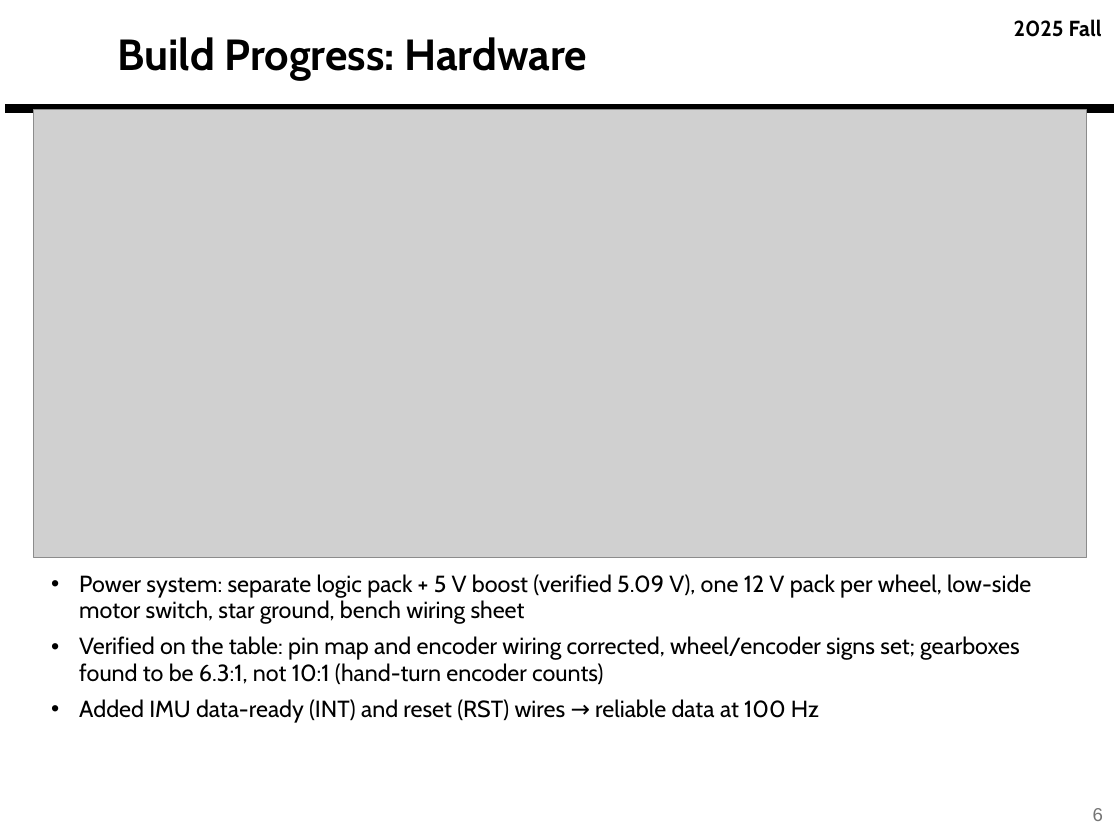
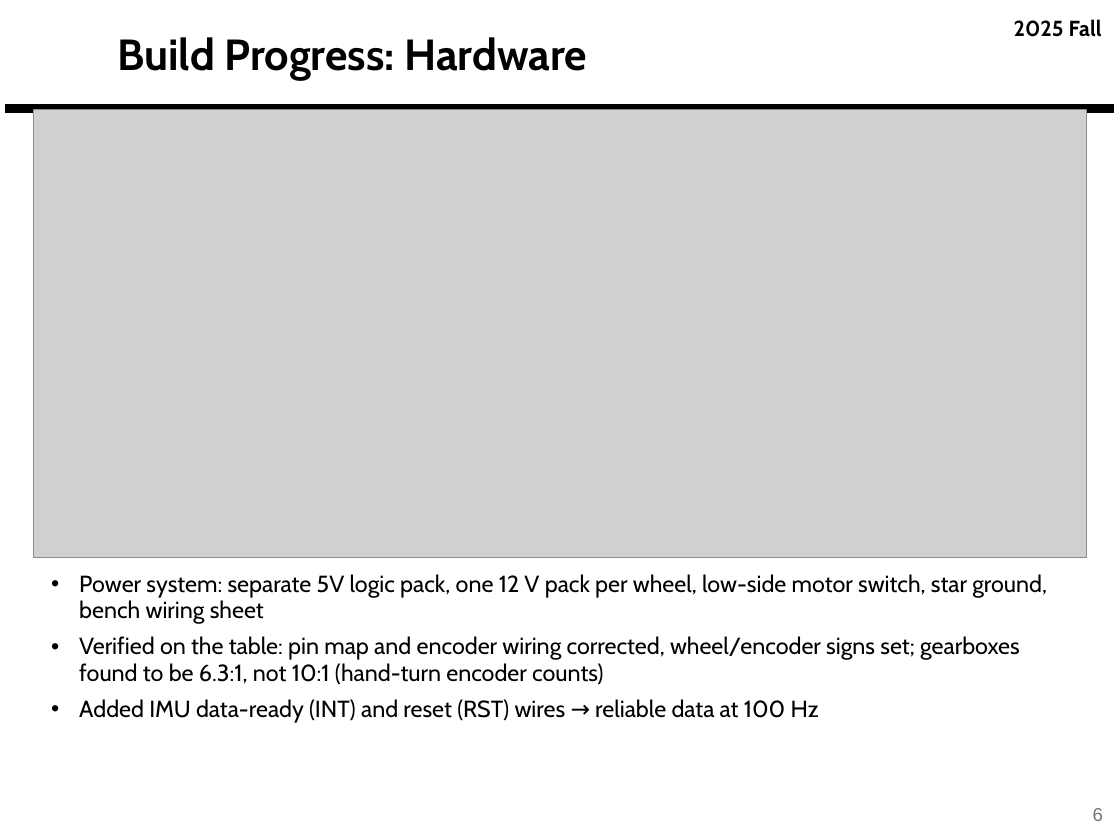
Before and after one commit to derek-weissinger-usafa/Astro-331-Lab-8, a slide deck: slide 6 of Reports/Astro 331 Lab 8_2_3 Body Problem_Prelim_Pres_FILLED.pptx. Drawn at 1120x840 pixels with LibreOffice and Linux fonts; fonts in the diff are those of the drawing; grey boxes stand for pictures; background and template pictures are left out. Boxes give left, top, right and bottom in pixels: in the first picture for what was removed or moved away, otherwise in the second. Text is boxed around its words. In the diff, an @@ line names an element or a change of style, - is before the commit and + after.

```diff
--- a/Reports/Astro 331 Lab 8_2_3 Body Problem_Prelim_Pres_FILLED.pptx
+++ b/Reports/Astro 331 Lab 8_2_3 Body Problem_Prelim_Pres_FILLED.pptx
@@ text at [79, 574, 1047, 624]: text changed @@
-• Power system: separate logic pack + 5 V boost (verified 5.09 V), one 12 V pack per wheel, low-side motor switch, star ground, bench wiring sheet
+• Power system: separate 5V logic pack, one 12 V pack per wheel, low-side motor switch, star ground, bench wiring sheet
```
Also in this commit, not shown: 4 other slides changed, 1 slide added.
